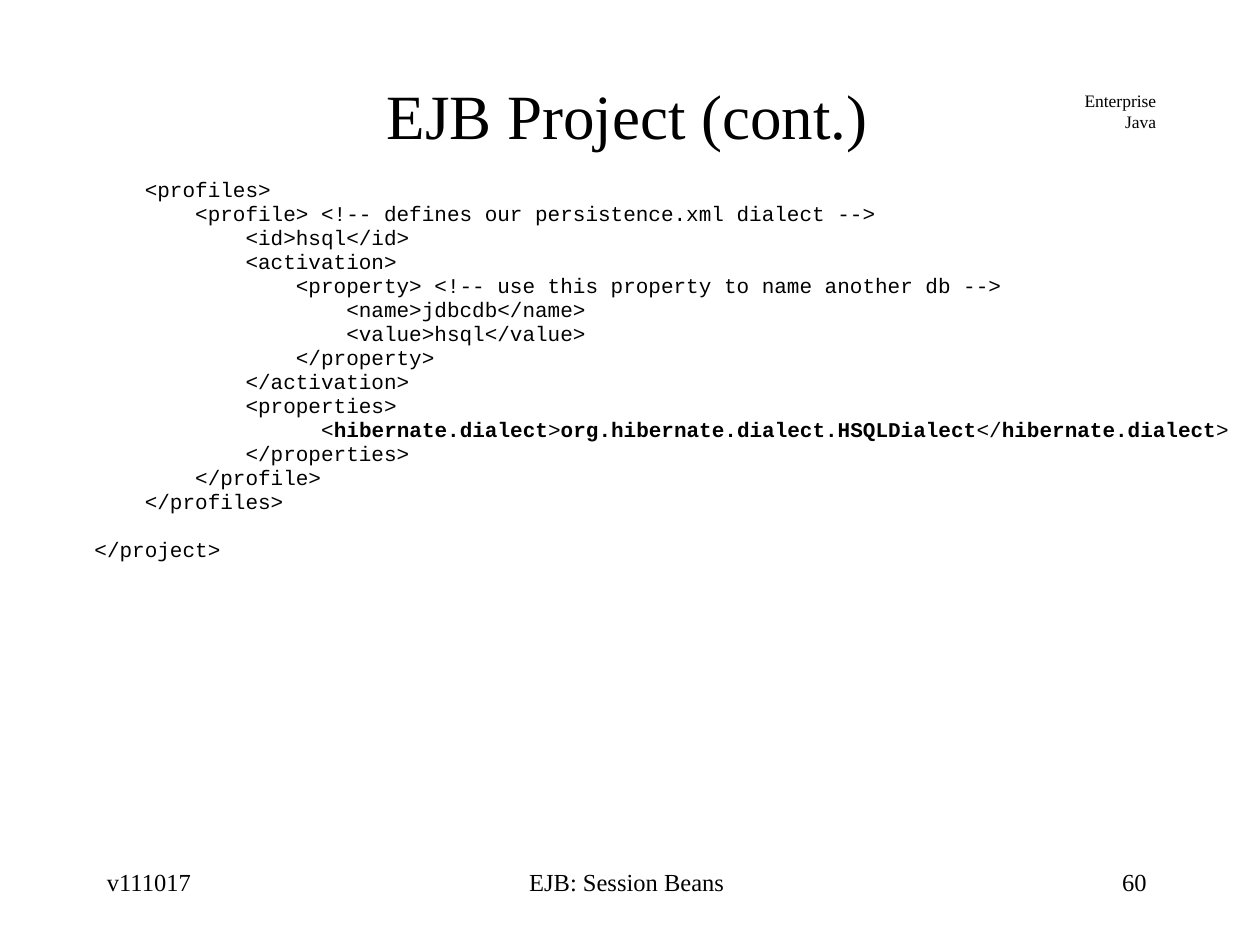
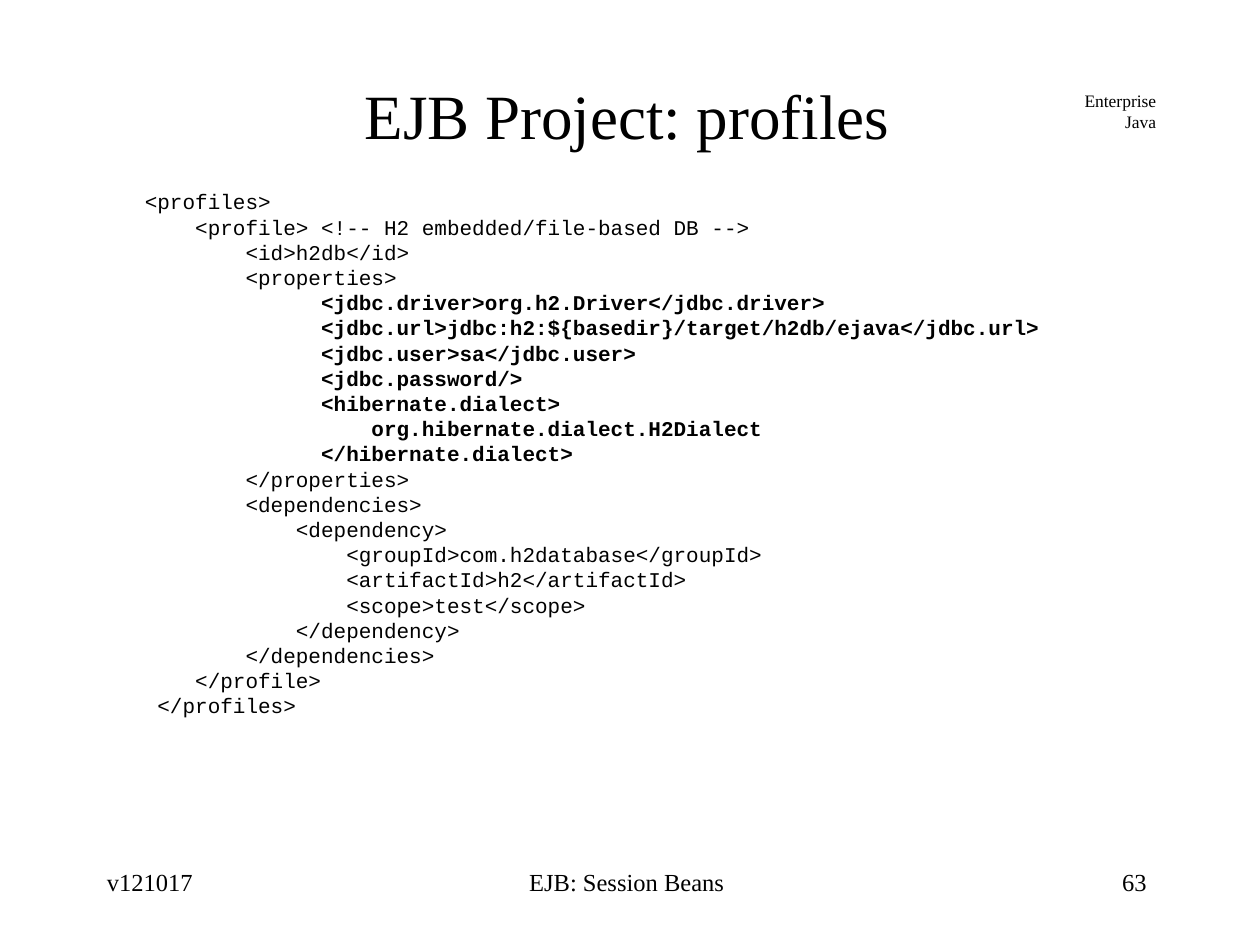
Before and after one commit to jcstaff/ejava-javaee, a slide deck: slide 63 of ejbsessionBank/src/site/resources/lectures/ejbSession.ppt (slide 60 before the commit). Drawn at 1260x945 pixels with LibreOffice and Linux fonts; fonts in the diff are those of the drawing. Boxes give left, top, right and bottom in pixels: in the first picture for what was removed or moved away, otherwise in the second. Text is boxed around its words. In the diff, an @@ line names an element or a change of style, - is before the commit and + after.

```diff
--- a/ejbsessionBank/src/site/resources/lectures/ejbSession.ppt
+++ b/ejbsessionBank/src/site/resources/lectures/ejbSession.ppt
@@ title at box(365, 94, 889, 152): text changed @@
-EJB Project (cont.)
+EJB Project: profiles
@@ text at box(145, 194, 410, 718): line spacing 0.4 to 1; less space between paragraphs @@
@@ text at box(195, 220, 699, 261): text changed @@
-<profile> <!-- defines our persistence.xml dialect -->
-<id>hsql</id>
-<activation>
-<property> <!-- use this property to name another db -->
-<name>jdbcdb</name>
-<value>hsql</value>
-</property>
-</activation>
+<profile> <!-- H2 embedded/file-based DB -->
+<id>h2db</id>
@@ text at box(321, 295, 1039, 462): text changed @@
-<hibernate.dialect>org.hibernate.dialect.HSQLDialect</hibernate.dialect>
+<jdbc.driver>org.h2.Driver</jdbc.driver>
+<jdbc.url>jdbc:h2:${basedir}/target/h2db/ejava</jdbc.url>
+<jdbc.user>sa</jdbc.user>
+<jdbc.password/>
+<hibernate.dialect>
+org.hibernate.dialect.H2Dialect
+</hibernate.dialect>
@@ text at box(246, 497, 762, 668): paragraphs added @@
+<dependencies>
+<dependency>
+<groupId>com.h2database</groupId>
+<artifactId>h2</artifactId>
+<scope>test</scope>
+</dependency>
+</dependencies>
@@ text at box(94, 542, 220, 562): paragraph removed @@
-</project>
@@ text at box(107, 874, 193, 892): text changed @@
-v111017
+v121017
@@ page number at box(1122, 874, 1147, 892): text changed @@
-60
+63
```
Also in this commit, not shown: 56 other slides changed, 17 slides added, 20 slides removed, 3 other files.
